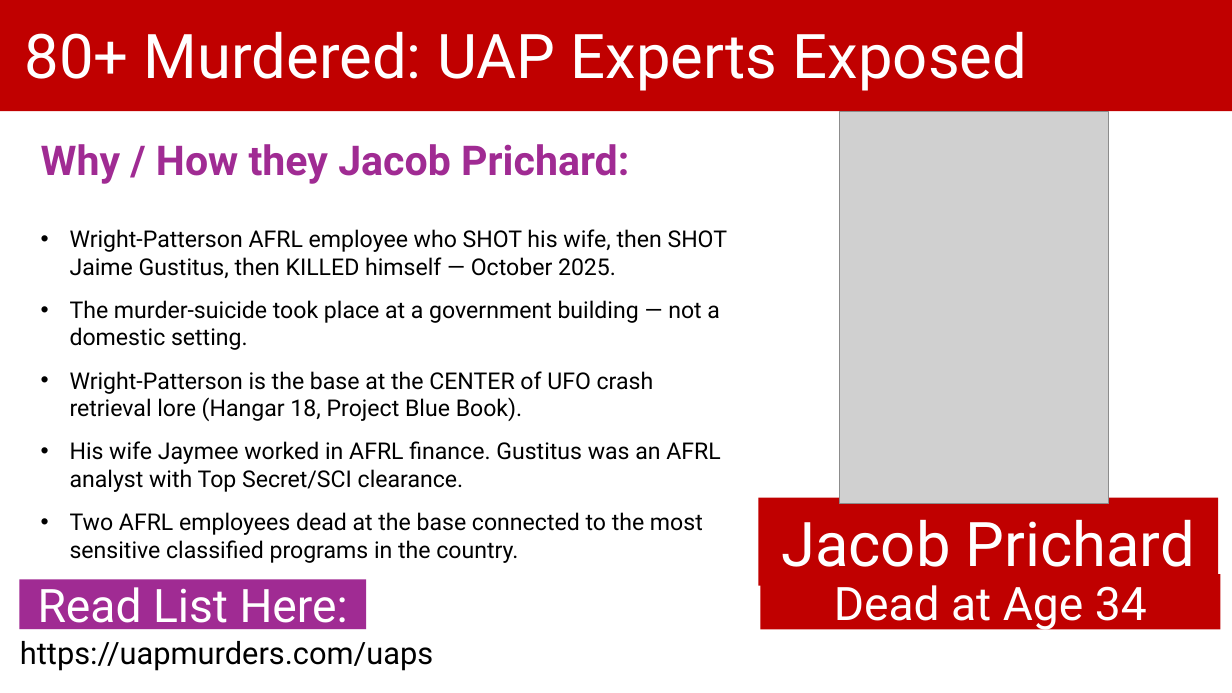
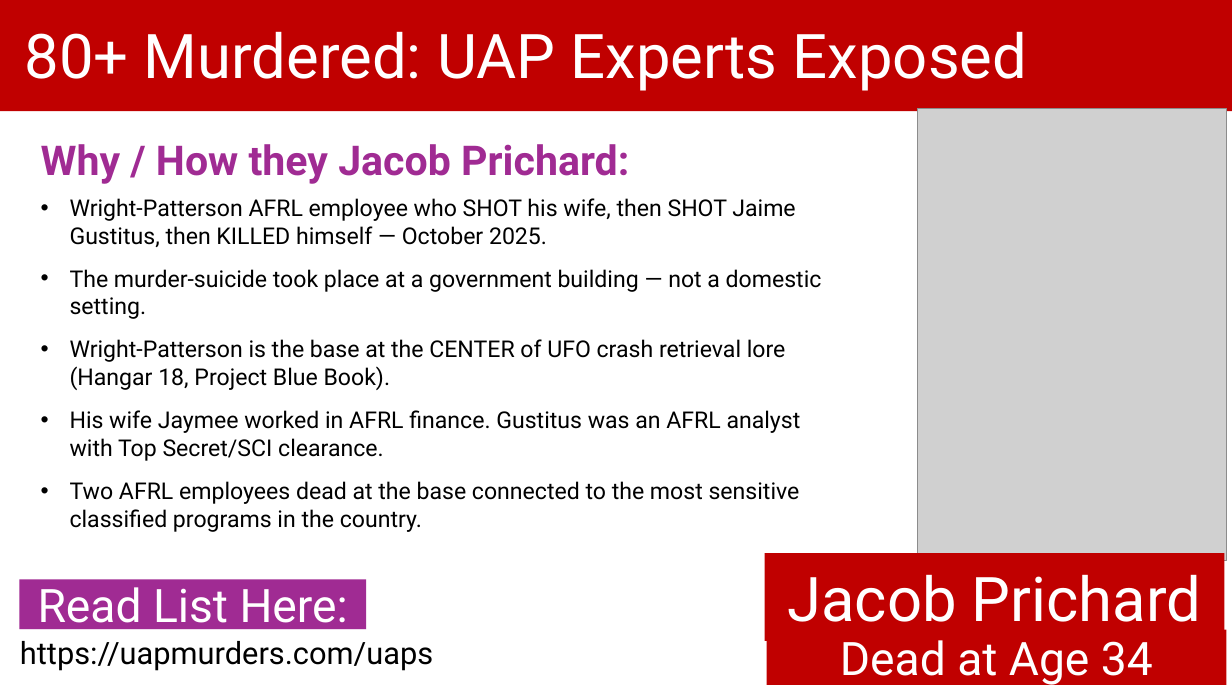
Before and after one commit to BryanStarbuck/UAP_Murder_Docus, a slide deck: slide 17 of UAPs/UAPs_Murders.pptx (slide 26 before the commit). Drawn at 1232x693 pixels with LibreOffice and Linux fonts; fonts in the diff are those of the drawing; grey boxes stand for pictures. Boxes give left, top, right and bottom in pixels: in the first picture for what was removed or moved away, otherwise in the second. Text is boxed around its words. In the diff, an @@ line names an element or a change of style, - is before the commit and + after.

```diff
--- a/UAPs/UAPs_Murders.pptx
+++ b/UAPs/UAPs_Murders.pptx
@@ picture: place and size @@
-picture at (840,111,1109,504)
+picture at (918,108,1227,560)
@@ text "Wright-Patterson AFRL employee who SHOT ..." rewrapped from (70,229,728,535) to (70,198,822,532) @@
@@ rectangle "Jacob Prichard": place and size @@
-rectangle "Jacob Prichard" at (759,498,1219,586)
+rectangle "Jacob Prichard" at (765,554,1226,641)
@@ text "https://uapmurders.com/uaps" rewrapped from (11,629,1192,676) to (20,641,433,671) @@
@@ rectangle "Dead at Age 34": place and size @@
-rectangle "Dead at Age 34" at (761,574,1221,629)
+rectangle "Dead at Age 34" at (767,629,1227,685)
```
Also in this commit, not shown: 17 other slides changed, 1 slide added, 17 slides removed, 58 other files.
